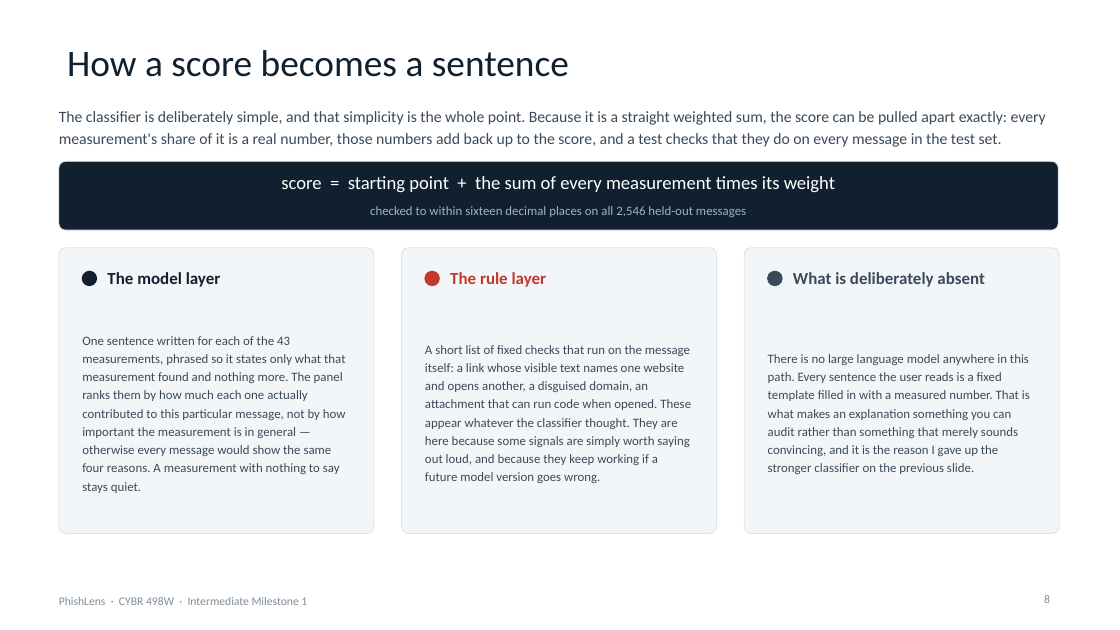
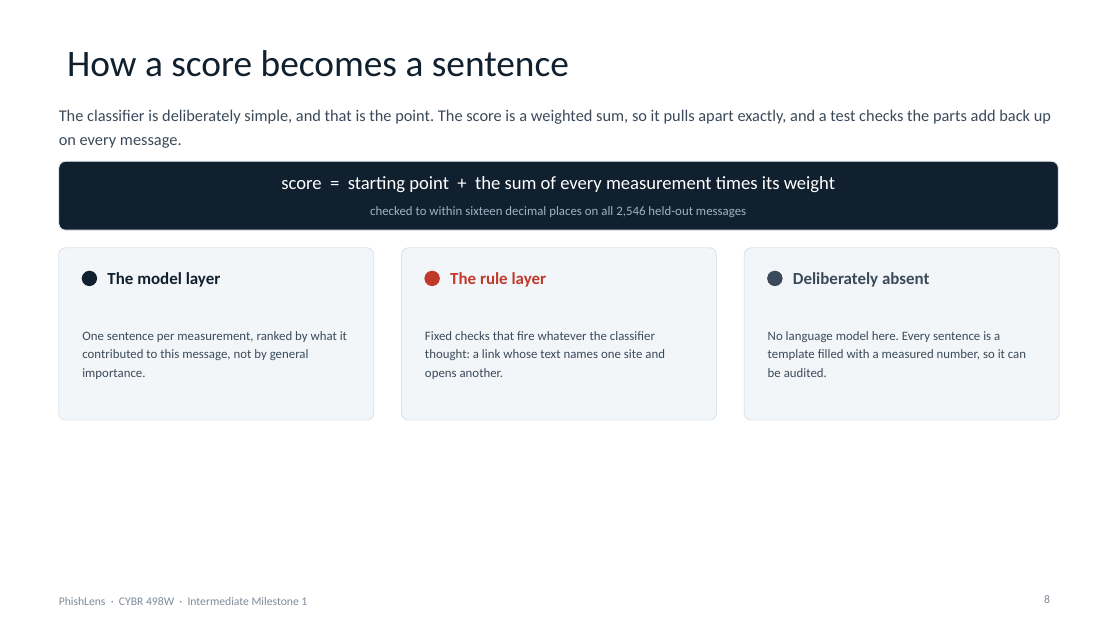
Before and after one commit to connorschell/PhishLens, a slide deck: slide 8 of 06_Deliverables/IM1_Presentation.pptx. Drawn at 1120x630 pixels with LibreOffice and Linux fonts; fonts in the diff are those of the drawing. Boxes give left, top, right and bottom in pixels: in the first picture for what was removed or moved away, otherwise in the second. Text is boxed around its words. In the diff, an @@ line names an element or a change of style, - is before the commit and + after.

```diff
--- a/06_Deliverables/IM1_Presentation.pptx
+++ b/06_Deliverables/IM1_Presentation.pptx
@@ text at (59, 109, 1051, 148): text changed; size 13.5 to 14 pt @@
-The classifier is deliberately simple, and that simplicity is the whole point. Because it is a straight weighted sum, the score can be pulled apart exactly: every measurement's share of it is a real number, those numbers add back up to the score, and a test checks that they do on every message in the test set.
+The classifier is deliberately simple, and that is the point. The score is a weighted sum, so it pulls apart exactly, and a test checks the parts add back up on every message.
@@ rounded rectangle: place and size @@
-rounded rectangle at (59, 248, 374, 534)
+rounded rectangle at (59, 248, 374, 420)
@@ rounded rectangle: place and size @@
-rounded rectangle at (402, 248, 717, 534)
+rounded rectangle at (402, 248, 717, 420)
@@ proportions changed in 3 elements at (59, 248, 374, 420), (402, 248, 717, 420), (744, 248, 1060, 420) @@
@@ rounded rectangle: place and size @@
-rounded rectangle at (744, 248, 1060, 534)
+rounded rectangle at (744, 248, 1060, 420)
@@ text at (793, 272, 929, 287): text changed @@
-What is deliberately absent
+Deliberately absent
@@ text at (82, 331, 347, 379): text changed @@
-One sentence written for each of the 43 measurements, phrased so it states only what that measurement found and nothing more. The panel ranks them by how much each one actually contributed to this particular message, not by how important the measurement is in general — otherwise every message would show the same four reasons. A measurement with nothing to say stays quiet.
+One sentence per measurement, ranked by what it contributed to this message, not by general importance.
@@ text at (425, 331, 665, 379): text changed @@
-A short list of fixed checks that run on the message itself: a link whose visible text names one website and opens another, a disguised domain, an attachment that can run code when opened. These appear whatever the classifier thought. They are here because some signals are simply worth saying out loud, and because they keep working if a future model version goes wrong.
+Fixed checks that fire whatever the classifier thought: a link whose text names one site and opens another.
@@ text at (768, 331, 1026, 377): text changed @@
-There is no large language model anywhere in this path. Every sentence the user reads is a fixed template filled in with a measured number. That is what makes an explanation something you can audit rather than something that merely sounds convincing, and it is the reason I gave up the stronger classifier on the previous slide.
+No language model here. Every sentence is a template filled with a measured number, so it can be audited.
```
Also in this commit, not shown: 9 other slides changed, 4 other files.
